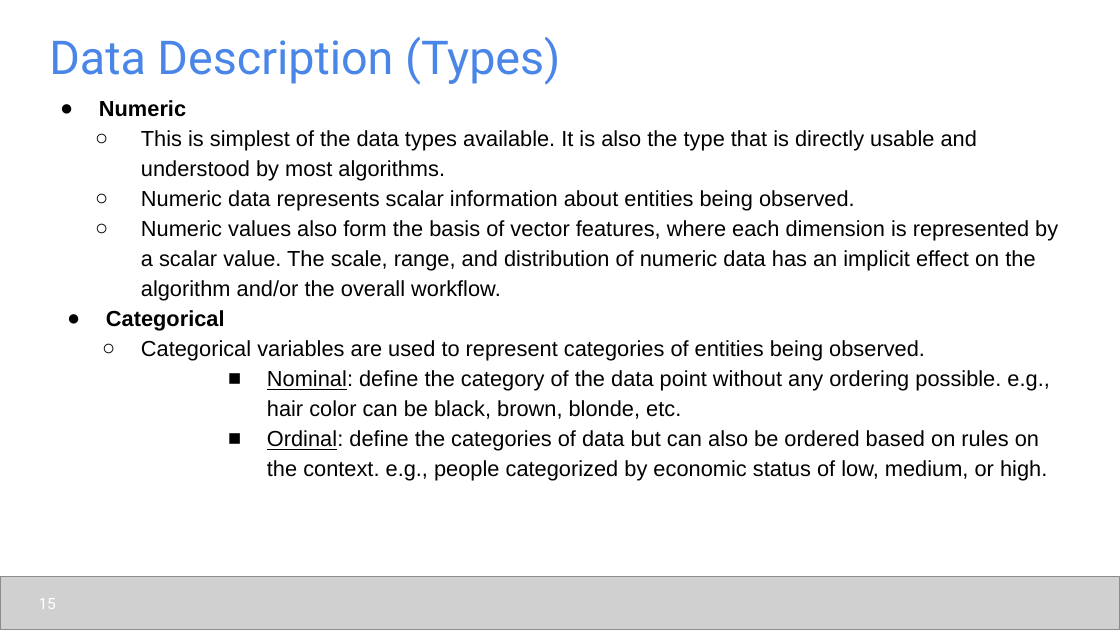
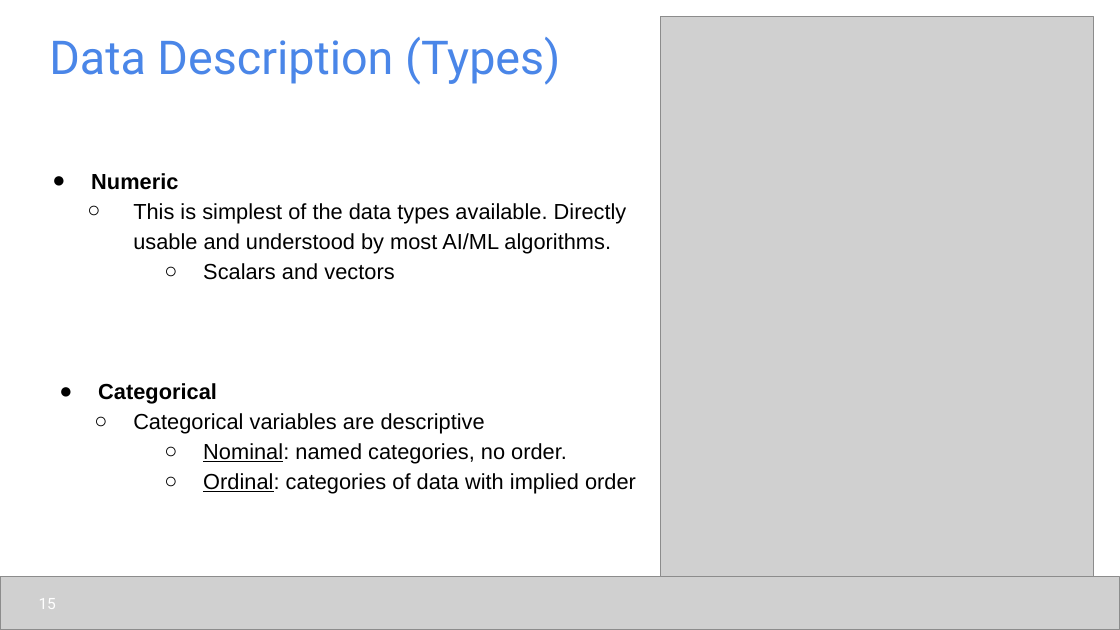
Before and after one commit to udel-cbcb/al_ml_workshop, a slide deck: slide 15 of Day_2/Lectures/Day_2_Lecture_1_Data_Collection_Data_Preparation.pptx. Drawn at 1120x630 pixels with LibreOffice and Linux fonts; fonts in the diff are those of the drawing; grey boxes stand for pictures. Boxes give left, top, right and bottom in pixels: in the first picture for what was removed or moved away, otherwise in the second. Text is boxed around its words. In the diff, an @@ line names an element or a change of style, - is before the commit and + after.

```diff
--- a/Day_2/Lectures/Day_2_Lecture_1_Data_Collection_Data_Preparation.pptx
+++ b/Day_2/Lectures/Day_2_Lecture_1_Data_Collection_Data_Preparation.pptx
@@ picture added at [661,17,1094,578] @@
@@ text removed at [99,100,1058,481] @@
-● Numeric
-  ○ This is simplest of the data types available. It is also the type that is directly usable and understood by most algorithms.
-  ○ Numeric data represents scalar information about entities being observed.
-  ○ Numeric values also form the basis of vector features, where each dimension is represented by a scalar value. The scale, range, and distribution of numeric data has an implicit effect on the algorithm and/or the overall workflow.
-● Categorical
-  ○ Categorical variables are used to represent categories of entities being observed.
-    ■ Nominal: define the category of the data point without any ordering possible. e.g., hair color can be black, brown, blonde, etc.
-    ■ Ordinal: define the categories of data but can also be ordered based on rules on the context. e.g., people categorized by economic status of low, medium, or high.
@@ text added at [91,173,636,494], 14 pt, text #000000 @@
+● Numeric
+  ○ This is simplest of the data types available. Directly usable and understood by most AI/ML algorithms.
+  ○ Scalars and vectors
+● Categorical
+  ○ Categorical variables are descriptive
+  ○ Nominal: named categories, no order.
+  ○ Ordinal: categories of data with implied order
```
Also in this commit, not shown: 18 other slides changed, 7 other files.
